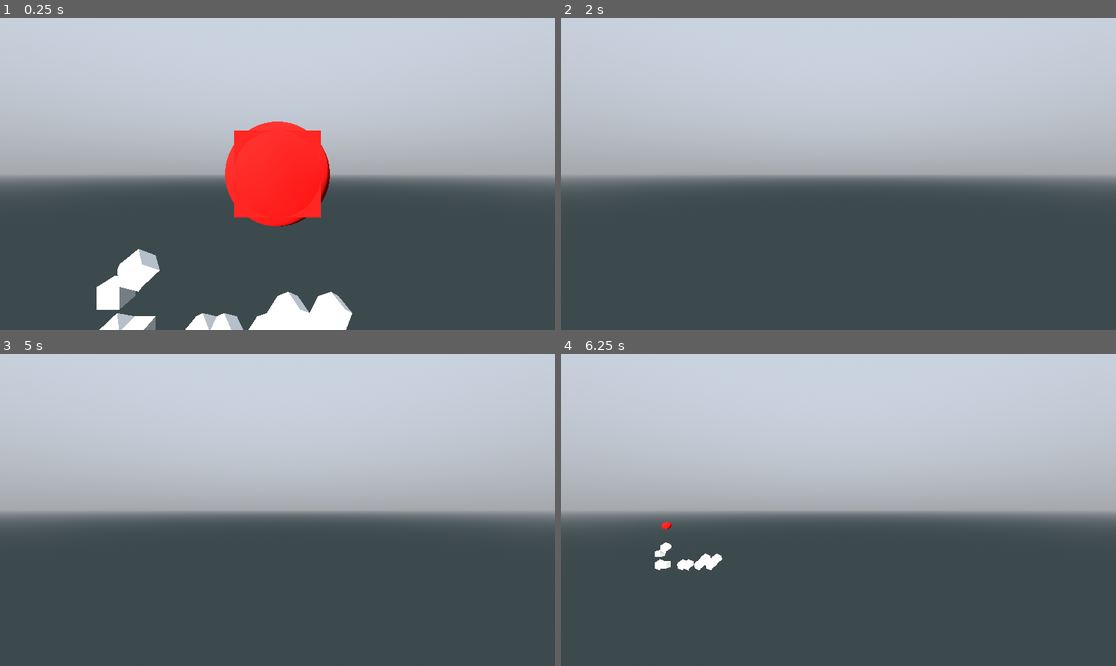
Above: before the commit, frames 1-4 (two rows, left to right).
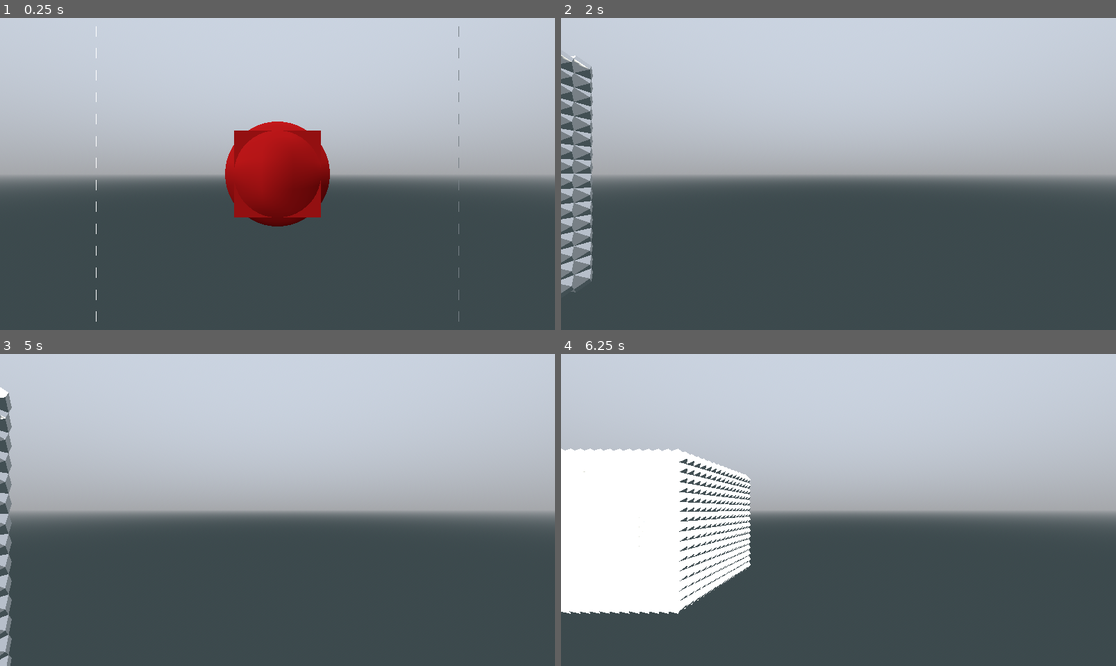
Above: after the commit, the same moments.

Repository: pixerhp/Hatchetflair
Game: Godot game, scene res://topscenes/gameplay_topscene.tscn
The game is run twice, just before and just after one commit, with the same random seed, the same clock (stepped at 60 frames per second) and the same inputs.
Inputs (mouse positions are in pixels of both pictures, inside the frame that each line leads up to):
- Up to frame 1 (0.25 s): no input
- Up to frame 2 (2 s): tap Enter at 0.5 s; move the mouse to (960, 158) at 0.52 s; hold D (move_right) 0.53-1.28 s; hold Shift (speed_faster) 0.53-1.28 s; click (960, 158) at 0.67 s; move the mouse to (727, 189) at 1.27 s; hold S (move_backwards) from 1.28 s (still down); tap Ctrl (speed_slower) at 1.35 s
- Up to frame 3 (5 s): move the mouse to (333, 441) at 2.02 s; release S (move_backwards) at 2.03 s; hold D (move_right) 2.03-2.78 s; hold Shift (speed_faster) 2.03-2.78 s; tap Space (move_jump_up) at 2.75, 4.25 s; move the mouse to (249, 572) at 2.77 s; hold W (move_forwards) 2.78-3.53 s; tap Ctrl (speed_slower) at 2.85, 4.35 s; click (249, 572) at 2.92 s; tap Enter at 3.5 s; move the mouse to (444, 556) at 3.52 s; hold Shift (speed_faster) 3.53-4.28 s; hold A (move_left) from 3.53 s (still down); move the mouse to (111, 463) at 4.27 s
- Up to frame 4 (6.25 s): move the mouse to (866, 510) at 5.02 s; release A (move_left) at 5.03 s; hold S (move_backwards) 5.03-5.78 s; hold Shift (speed_faster) 5.03-5.78 s; click (866, 510) at 5.17 s; move the mouse to (755, 432) at 5.77 s; hold D (move_right) from 5.78 s (still down); tap Ctrl (speed_slower) at 5.85 s

The runs differ from the first frame. In frame 1, 8.9% of the frame differs, in the area x 17-83%, y 2-100%; in frame 2, 3.2%; in frame 3, 1.3%; in frame 4, 16%, in the area x 0-35%, y 30-84%.

Commit message:
Implement remaining tess_rhombdo face culling

Diff:
--- a/scripts/autoloaded/world_utils.gd
+++ b/scripts/autoloaded/world_utils.gd
@@ -28,6 +28,13 @@
 	Vector3i(0, -1, -1), Vector3i(-1, 0, -1), Vector3i(1, 0, -1), Vector3i(0, 1, -1),
 	Vector3i(-1, -1, 0), Vector3i(1, -1, 0), Vector3i(-1, 1, 0), Vector3i(1, 1, 0),
 	Vector3i(0, -1, 1), Vector3i(-1, 0, 1), Vector3i(1, 0, 1), Vector3i(0, 1, 1),
+
+	Vector3i(0, -1, 0), Vector3i(0, 0, -1), Vector3i(0, 0, -1), Vector3i(-1, 0, 0),
+	Vector3i(1, 0, 0), Vector3i(0, 0, -1), Vector3i(0, 0, -1), Vector3i(0, 1, 0),
+	Vector3i(0, -1, 0), Vector3i(-1, 0, 0), Vector3i(0, -1, 0), Vector3i(1, 0, 0),
+	Vector3i(-1, 0, 0), Vector3i(0, 1, 0), Vector3i(1, 0, 0), Vector3i(0, 1, 0),
+	Vector3i(0, -1, 0), Vector3i(0, 0, 1), Vector3i(-1, 0, 0), Vector3i(0, 0, 1),
+	Vector3i(0, 0, 1), Vector3i(1, 0, 0), Vector3i(0, 0, 1), Vector3i(0, 1, 0),
 ]
 const mesh_tess_rhombdo_verts: Array[Vector3] = [
 	Vector3(0, -1, 0) - TCHUNK_HS2, Vector3(0.5, -0.5, -0.5) - TCHUNK_HS2,
--- a/scripts/tchunks_manager.gd
+++ b/scripts/tchunks_manager.gd
@@ -111,32 +111,62 @@
 		pos: Vector3i, tc_27: Array[TChunk],
 		verts_ref: PackedVector3Array, inds_ref: PackedInt32Array, norms_ref: PackedVector3Array,
 	):
-
-		# cull order idea:
-		# check whole faces culled first, then do half-face checks
-
-		for j in range(12):
+		var tri_cull_data: int = 3
+		for j in range(12): # Check whether whole face should be culled:
 			match tc_27[get_tc27_tchunk_i(pos, WU.mesh_tess_rhombdo_move[j])
 			].tile_shapes[get_tc27_tile_i(pos, WU.mesh_tess_rhombdo_move[j])
 			]:
 				TILE_SHAPE.TESS_RHOMBDO:
 					continue
-			verts_ref.append_array([
-				Vector3(pos) + WU.mesh_tess_rhombdo_verts[(j * 4)],
-				Vector3(pos) + WU.mesh_tess_rhombdo_verts[(j * 4) + 1],
-				Vector3(pos) + WU.mesh_tess_rhombdo_verts[(j * 4) + 2],
-				Vector3(pos) + WU.mesh_tess_rhombdo_verts[(j * 4) + 3],
-			])
-			norms_ref.append_array([
-				WU.mesh_tess_rhombdo_norms[j],
-				WU.mesh_tess_rhombdo_norms[j],
-				WU.mesh_tess_rhombdo_norms[j],
-				WU.mesh_tess_rhombdo_norms[j],
-			])
-			inds_ref.append_array([
-				verts_ref.size()-4, verts_ref.size()-3, verts_ref.size()-2,
-				verts_ref.size()-3, verts_ref.size()-1, verts_ref.size()-2,
-			])
+			tri_cull_data = 3 # Individually check whether the 2 face-triangles should be culled:
+			for k in range(2):
+				if tc_27[get_tc27_tchunk_i(pos, WU.mesh_tess_rhombdo_move[(2 * j) + k + 12])
+				].tile_shapes[get_tc27_tile_i(pos, WU.mesh_tess_rhombdo_move[(2 * j) + k + 12])
+				] in PackedInt32Array([TILE_SHAPE.TESS_CUBE, TILE_SHAPE.TESS_RHOMBDO]):
+					tri_cull_data -= (k + 1)
+			match tri_cull_data:
+				0:
+					continue
+				1:
+					verts_ref.append_array([
+						Vector3(pos) + WU.mesh_tess_rhombdo_verts[(j * 4)],
+						Vector3(pos) + WU.mesh_tess_rhombdo_verts[(j * 4) + 1],
+						Vector3(pos) + WU.mesh_tess_rhombdo_verts[(j * 4) + 2],
+					])
+				2:
+					verts_ref.append_array([
+						Vector3(pos) + WU.mesh_tess_rhombdo_verts[(j * 4) + 1],
+						Vector3(pos) + WU.mesh_tess_rhombdo_verts[(j * 4) + 3],
+						Vector3(pos) + WU.mesh_tess_rhombdo_verts[(j * 4) + 2],
+					])
+				3:
+					verts_ref.append_array([
+						Vector3(pos) + WU.mesh_tess_rhombdo_verts[(j * 4)],
+						Vector3(pos) + WU.mesh_tess_rhombdo_verts[(j * 4) + 1],
+						Vector3(pos) + WU.mesh_tess_rhombdo_verts[(j * 4) + 2],
+						Vector3(pos) + WU.mesh_tess_rhombdo_verts[(j * 4) + 3],
+					])
+			match tri_cull_data:
+				1, 2:
+					norms_ref.append_array([
+						WU.mesh_tess_rhombdo_norms[j],
+						WU.mesh_tess_rhombdo_norms[j],
+						WU.mesh_tess_rhombdo_norms[j],
+					])
+					inds_ref.append_array([
+						verts_ref.size()-3, verts_ref.size()-2, verts_ref.size()-1,
+					])
+				3:
+					norms_ref.append_array([
+						WU.mesh_tess_rhombdo_norms[j],
+						WU.mesh_tess_rhombdo_norms[j],
+						WU.mesh_tess_rhombdo_norms[j],
+						WU.mesh_tess_rhombdo_norms[j],
+					])
+					inds_ref.append_array([
+						verts_ref.size()-4, verts_ref.size()-3, verts_ref.size()-2,
+						verts_ref.size()-3, verts_ref.size()-1, verts_ref.size()-2,
+					])
 
 func _init():
 	TChunk.blank_tc27.resize(27)
@@ -144,22 +174,22 @@
 
 func _ready():
 	var test_chunk: TChunk = TChunk.new()
-	test_chunk.tile_shapes.fill(TILE_SHAPE.EMPTY)
+	test_chunk.tile_shapes.fill(TILE_SHAPE.TESS_RHOMBDO)
 	#test_chunk.randomize_tiles()
 
-	test_chunk.tile_shapes[0] = TILE_SHAPE.TESS_RHOMBDO
-	test_chunk.tile_shapes[1] = TILE_SHAPE.TESS_CUBE
-
-	test_chunk.tile_shapes[4] = TILE_SHAPE.TESS_RHOMBDO
-	test_chunk.tile_shapes[5] = TILE_SHAPE.TESS_RHOMBDO
-
-	test_chunk.tile_shapes[7] = TILE_SHAPE.TESS_RHOMBDO
-	test_chunk.tile_shapes[24] = TILE_SHAPE.TESS_RHOMBDO
-	test_chunk.tile_shapes[9] = TILE_SHAPE.TESS_RHOMBDO
-	test_chunk.tile_shapes[26] = TILE_SHAPE.TESS_RHOMBDO
-
-	test_chunk.tile_shapes[32] = TILE_SHAPE.TESS_CUBE
-	test_chunk.tile_shapes[49] = TILE_SHAPE.TESS_RHOMBDO
+	#test_chunk.tile_shapes[0] = TILE_SHAPE.TESS_RHOMBDO
+	#test_chunk.tile_shapes[1] = TILE_SHAPE.TESS_CUBE
+	#
+	#test_chunk.tile_shapes[4] = TILE_SHAPE.TESS_RHOMBDO
+	#test_chunk.tile_shapes[5] = TILE_SHAPE.TESS_RHOMBDO
+	#
+	#test_chunk.tile_shapes[7] = TILE_SHAPE.TESS_RHOMBDO
+	#test_chunk.tile_shapes[24] = TILE_SHAPE.TESS_RHOMBDO
+	#test_chunk.tile_shapes[9] = TILE_SHAPE.TESS_RHOMBDO
+	#test_chunk.tile_shapes[26] = TILE_SHAPE.TESS_RHOMBDO
+	#
+	#test_chunk.tile_shapes[32] = TILE_SHAPE.TESS_CUBE
+	#test_chunk.tile_shapes[49] = TILE_SHAPE.TESS_RHOMBDO
 
 	test_chunk.generate_mesh()
 	add_child(test_chunk.mesh_instance_node)
